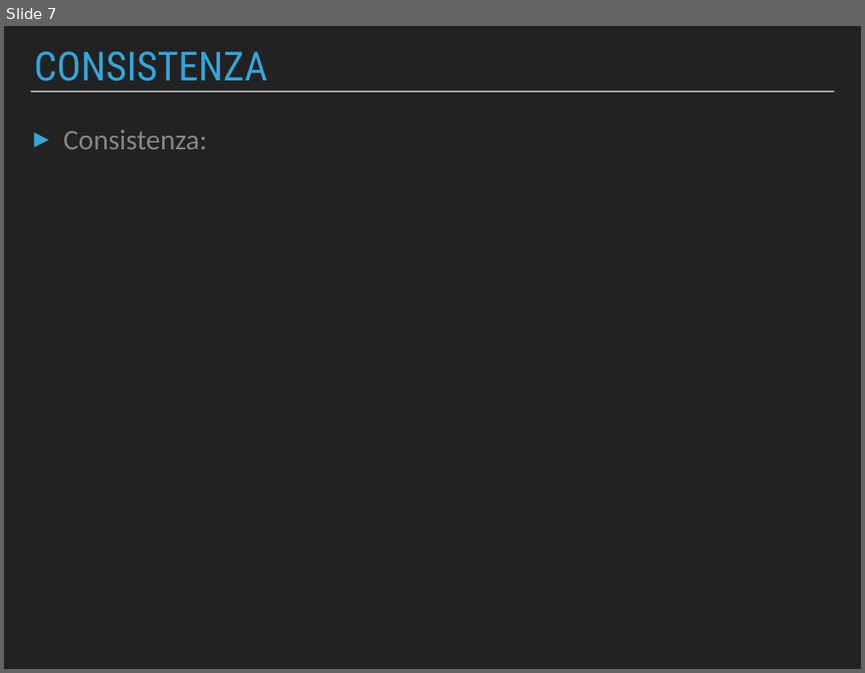
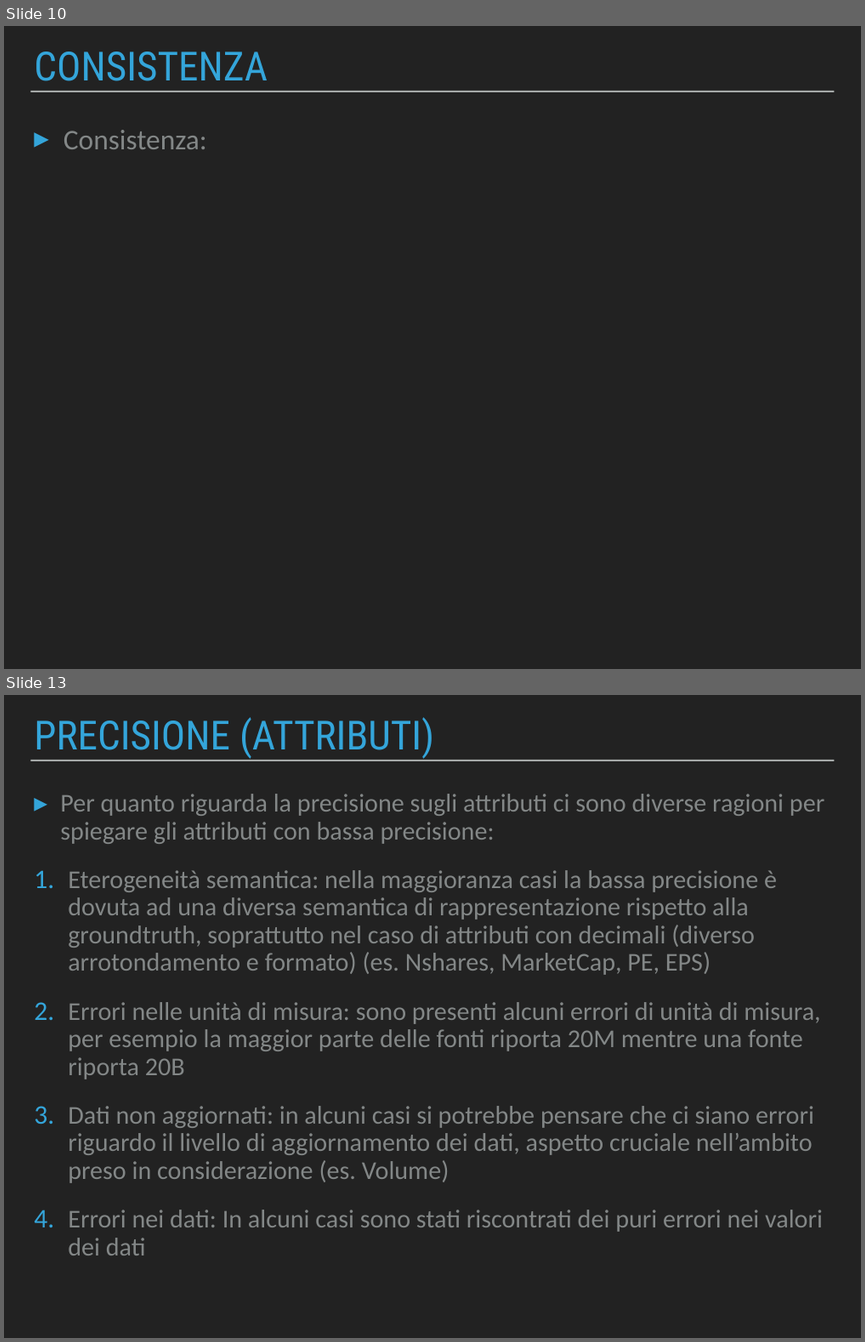
Before and after one commit to Beltra97/Unimib_ArchitettureDati, a slide deck: PresentazionePowerPoint.pptx. Shown one above the other, each under a label of ours: slide 7 before the commit, slides 10 and 13 after it; the slides between them are not shown. The pictures are 865x673 and 865x1342 pixels, drawn with LibreOffice and Linux fonts; fonts in the diff are those of the drawing. Boxes give left, top, right and bottom in pixels: in the first picture for what was removed or moved away, otherwise in the second. Text is boxed around its words. In the diff, an @@ line names an element or a change of style, - is before the commit and + after.

```diff
--- a/PresentazionePowerPoint.pptx
+++ b/PresentazionePowerPoint.pptx
@@ slide 13 added at (4, 695, 861, 1338), background #222222; not listed: 1 template element that a slide beside it also shows @@
@@ title added at (34, 717, 434, 759), 48 pt, text #34A5DA @@
+PRECISIONE (ATTRIBUTI)
@@ text added at (60, 794, 824, 1255), 30.6 pt, text #838787 @@
+▸ Per quanto riguarda la precisione sugli attributi ci sono diverse ragioni per spiegare gli attributi con bassa precisione:
+1. Eterogeneità semantica: nella maggioranza casi la bassa precisione è dovuta ad una diversa semantica di rappresentazione rispetto alla groundtruth, soprattutto nel caso di attributi con decimali (diverso arrotondamento e formato) (es. Nshares, MarketCap, PE, EPS)
+2. Errori nelle unità di misura: sono presenti alcuni errori di unità di misura, per esempio la maggior parte delle fonti riporta 20M mentre una fonte riporta 20B
+3. Dati non aggiornati: in alcuni casi si potrebbe pensare che ci siano errori riguardo il livello di aggiornamento dei dati, aspetto cruciale nell’ambito preso in considerazione (es. Volume)
+4. Errori nei dati: In alcuni casi sono stati riscontrati dei puri errori nei valori dei dati
@@ what was slide 7 is now slide 10 @@
```
Also in this commit, not shown: 6 slides changed, 6 other slides added, 1 slide removed, 1 other file.
